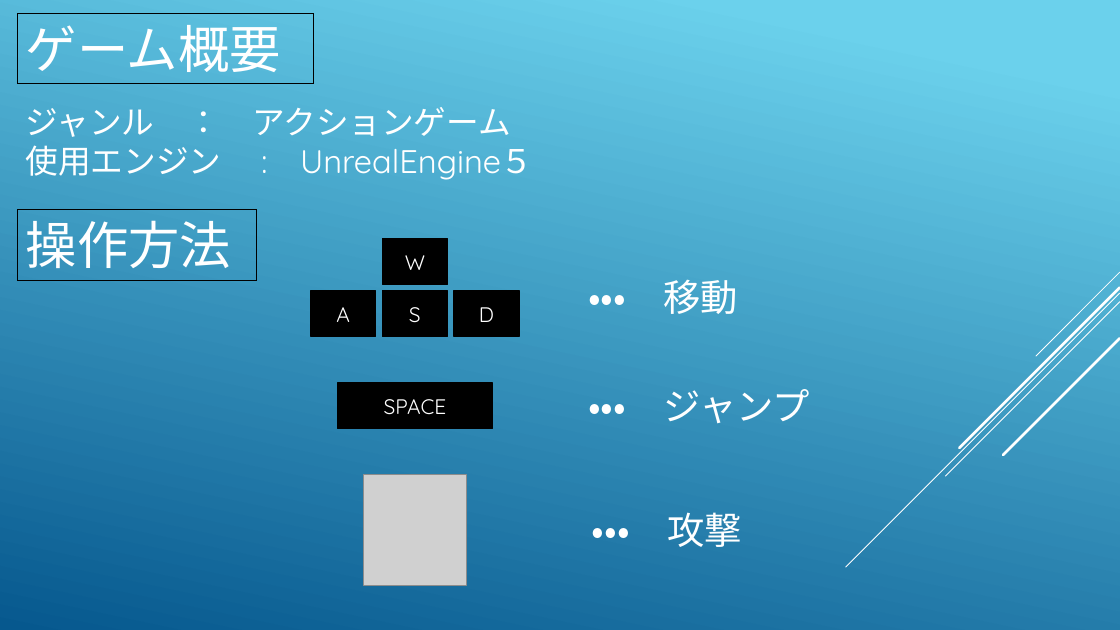
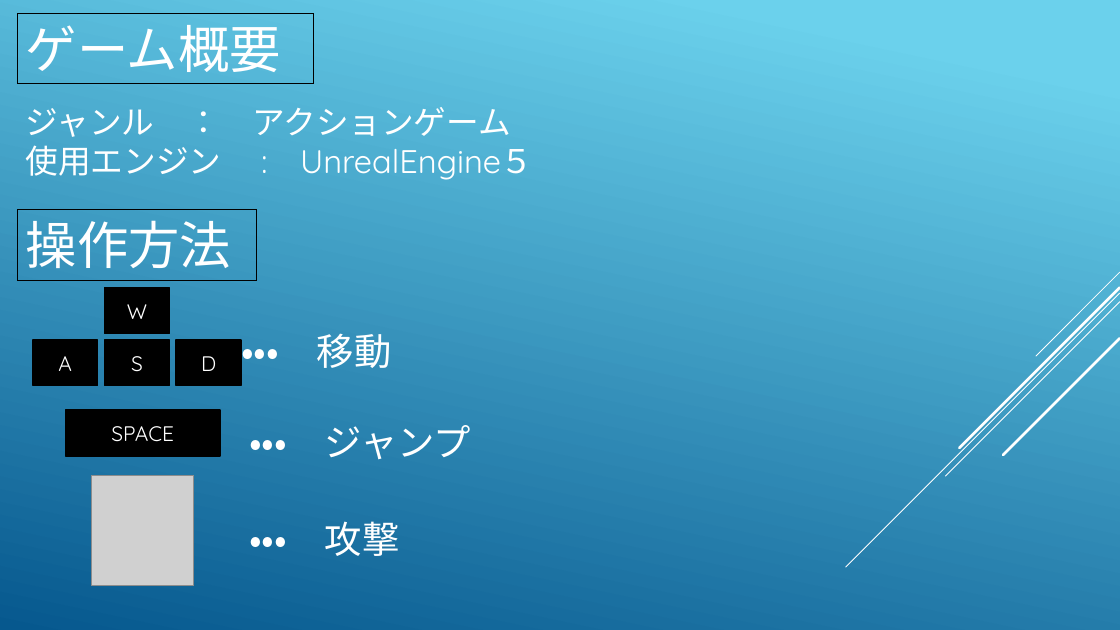
Before and after one commit to KawanoTakumi/2B-Team, a slide deck: slide 2 of Back To Home.pptx. Drawn at 1120x630 pixels with LibreOffice and Linux fonts; fonts in the diff are those of the drawing; grey boxes stand for pictures. Boxes give left, top, right and bottom in pixels: in the first picture for what was removed or moved away, otherwise in the second. Text is boxed around its words. In the diff, an @@ line names an element or a change of style, - is before the commit and + after.

```diff
--- a/Back To Home.pptx
+++ b/Back To Home.pptx
@@ text "・・・ 移動" rewrapped from [588, 279, 739, 314] to [241, 333, 392, 375] @@
@@ 4 rectangles: place and size @@
-4 rectangles at [311, 239, 519, 337]
+4 rectangles at [33, 288, 241, 386]
@@ rectangle "SPACE": place and size @@
-rectangle "SPACE" at [338, 383, 492, 429]
+rectangle "SPACE" at [66, 410, 220, 456]
@@ text "・・・ ジャンプ": place and size @@
-text "・・・ ジャンプ" at [588, 389, 810, 423]
+text "・・・ ジャンプ" at [249, 425, 471, 460]
@@ picture: place and size @@
-picture at [364, 475, 466, 586]
+picture at [92, 476, 194, 586]
@@ text "・・・ 攻撃": place and size @@
-text "・・・ 攻撃" at [592, 512, 742, 547]
+text "・・・ 攻撃" at [249, 521, 400, 556]
```
Also in this commit, not shown: 3 other slides changed, 13 other files.
